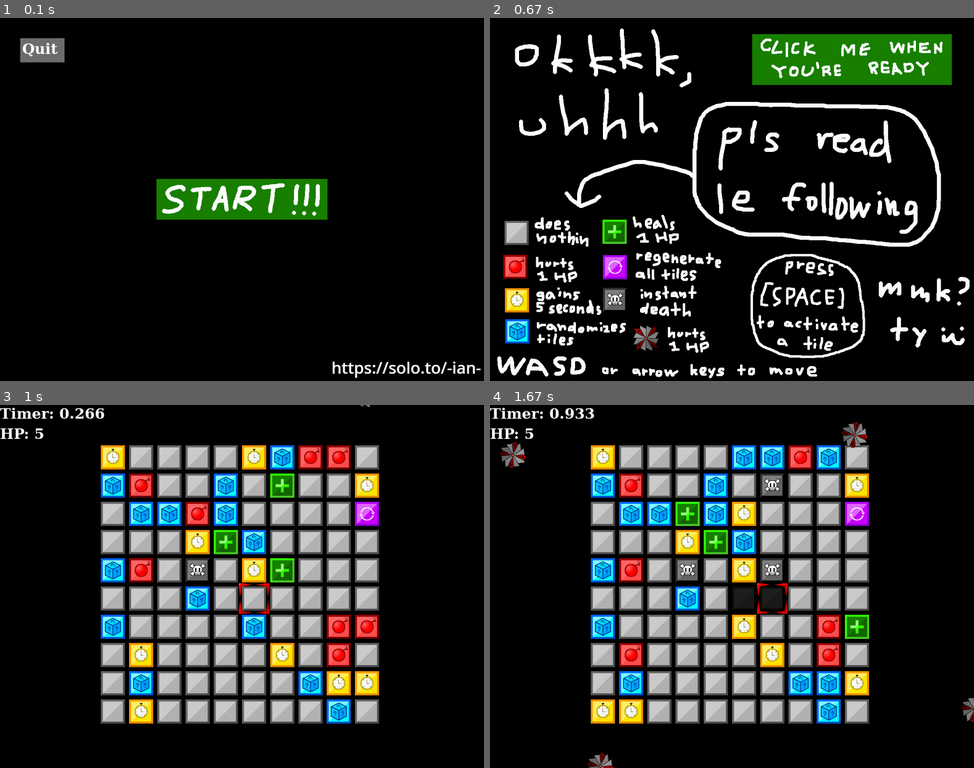
Above: before the commit, frames 1-4 (two rows, left to right).
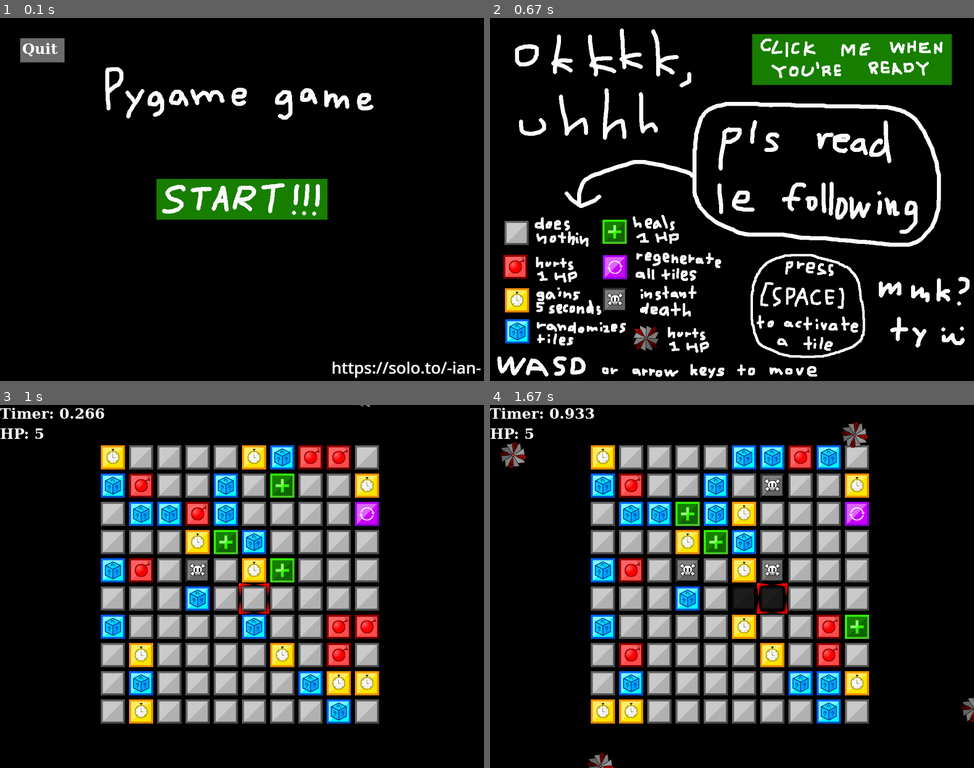
Above: after the commit, the same moments.

Repository: GitHubBoi415/Pygame-game
Game: pygame game, started from game.py
Same seed, same stepped clock (60 frames per second), same inputs: the game is played once before the commit and once after it.
Inputs (mouse positions are in pixels of both pictures, inside the frame that each line leads up to):
- Up to frame 1 (0.1 s): no input
- Up to frame 2 (0.67 s): click (732, 199) at 0.38 s
- Up to frame 3 (1 s): click (363, 444) at 0.72 s
- Up to frame 4 (1.67 s): tap Space at 1.17, 1.57 s; hold Right from 1.5 s (still down); move the mouse to (736, 608) at 1.53 s

The runs differ from the first frame. In frame 1, 1.4% of the frame differs, in the area x 21-78%, y 13-28%; in frame 2, nothing differs; in frame 3, nothing differs; in frame 4, nothing differs.

Commit message:
renamed some stuff

Diff:
--- a/test.py
+++ b/game.py
@@ -257,7 +257,7 @@
 grid_swap_speed = 1
 player_health = 5
 
-pygame.display.set_caption('I love you pygame!!! <3')
+pygame.display.set_caption('Pygame game')
 
 # WINDOWS
 imagepath = os.path.abspath(__file__)[:-len(os.path.basename(__file__))] + "data"
Binary file changed: data/Menu Screen.png
Not shown, added: game.spec
